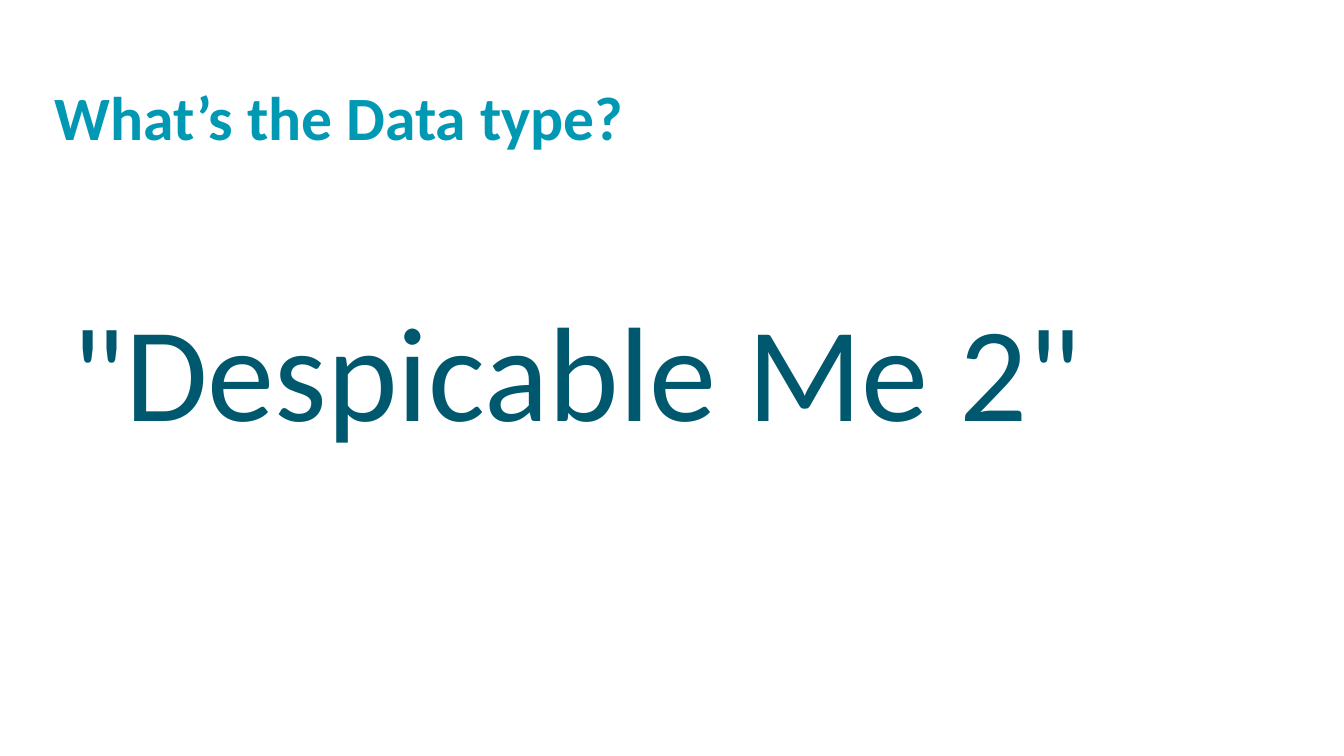
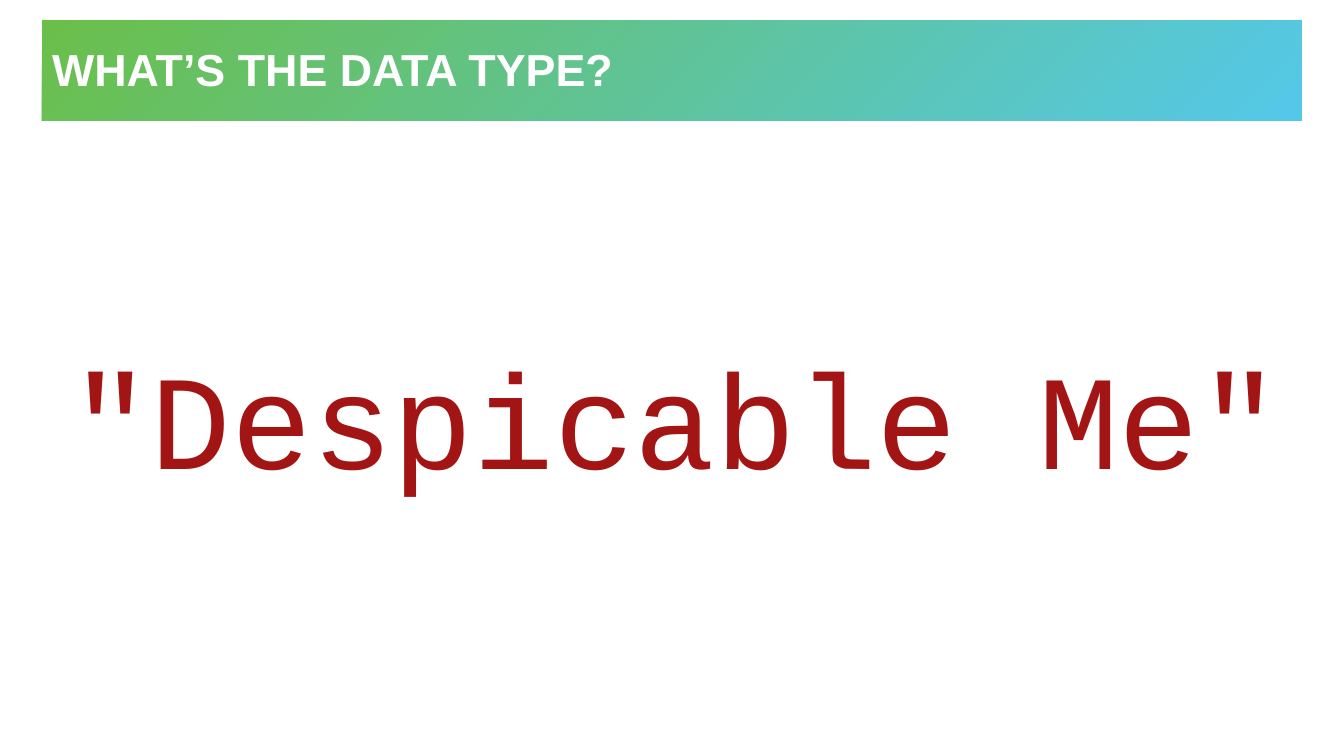
Before and after one commit to hytechclub/web-102, a slide deck: slide 5 of Week03/Review.pptx. Drawn at 1344x756 pixels with LibreOffice and Linux fonts; fonts in the diff are those of the drawing; background and template pictures are left out. Boxes give left, top, right and bottom in pixels: in the first picture for what was removed or moved away, otherwise in the second. Text is boxed around its words. In the diff, an @@ line names an element or a change of style, - is before the commit and + after.

```diff
--- a/Week03/Review.pptx
+++ b/Week03/Review.pptx
@@ title "WHAT’S THE DATA TYPE?": place and size @@
-title "WHAT’S THE DATA TYPE?" at (55, 95, 623, 150)
+title "WHAT’S THE DATA TYPE?" at (42, 20, 1303, 121)
@@ title "WHAT’S THE DATA TYPE?" at (42, 20, 1303, 121): vertical alignment top to middle; fill none to gradient #6ABF4B to #54C8E8 @@
@@ title at (52, 54, 612, 87): text changed; size 44 to 32 pt; font Calibri to Arial; text colour #0098B2 to #FFFFFF @@
-What’s the Data type?
+WHAT’S THE DATA TYPE?
@@ text ""Despicable Me"" at (70, 373, 1280, 497): vertical alignment top to middle @@
@@ text at (70, 373, 1280, 497): text changed; font Calibri to Courier New; text colour #00586E to #A31515 @@
-"Despicable Me 2"
+"Despicable Me"
```
Also in this commit, not shown: 14 other slides changed, 1 slide added, 1 slide removed, 5 other files.
